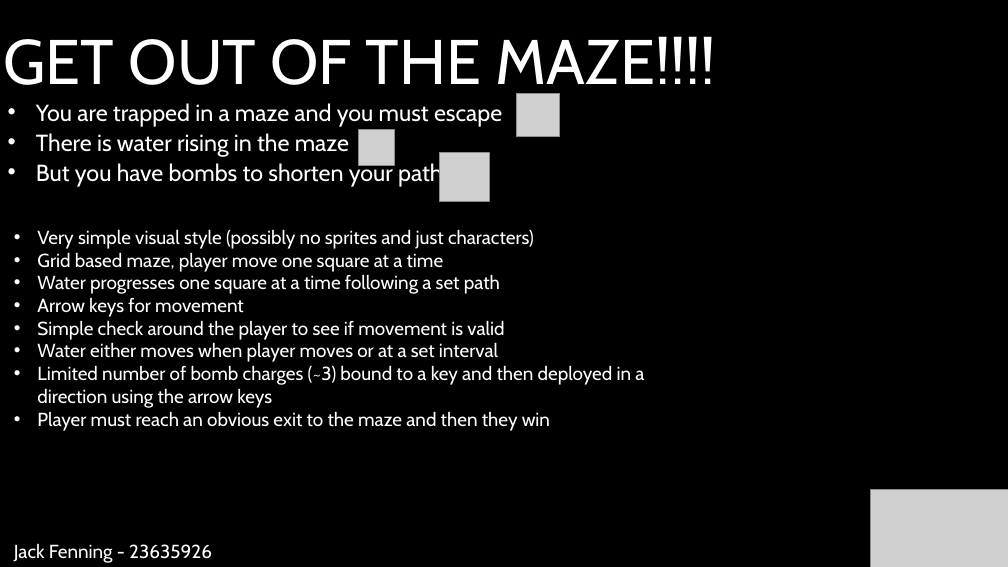
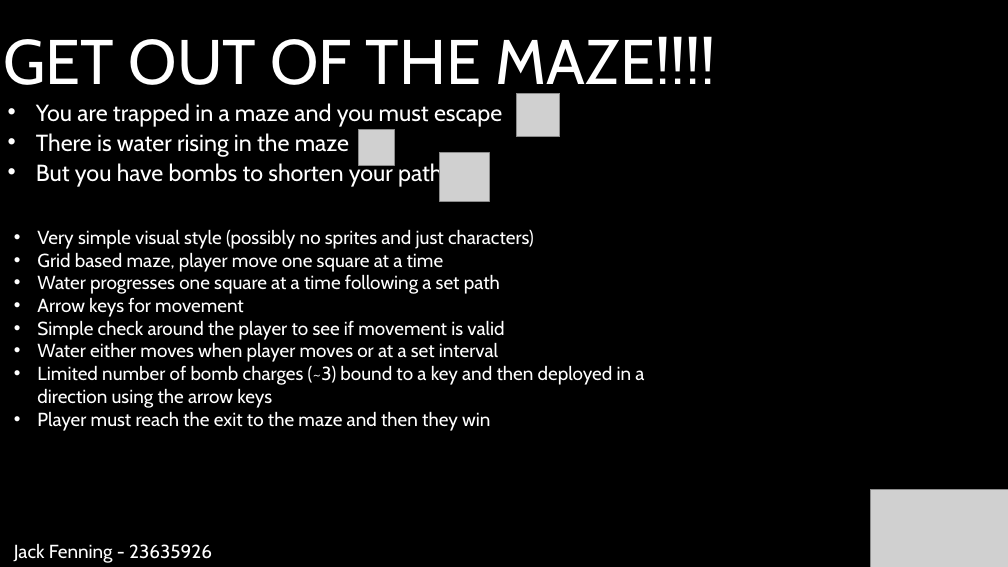
Before and after one commit to jackf21/Languages-and-Paradigms, a slide deck: slide 1 of Design/Prog.pptx. Drawn at 1008x567 pixels with LibreOffice and Linux fonts; fonts in the diff are those of the drawing; grey boxes stand for pictures. Boxes give left, top, right and bottom in pixels: in the first picture for what was removed or moved away, otherwise in the second. Text is boxed around its words. In the diff, an @@ line names an element or a change of style, - is before the commit and + after.

```diff
--- a/Design/Prog.pptx
+++ b/Design/Prog.pptx
@@ text at bbox=[37, 411, 490, 431]: text changed @@
-• Player must reach an obvious exit to the maze and then they win
+• Player must reach the exit to the maze and then they win
```
Also in this commit, not shown: 4 other files.
